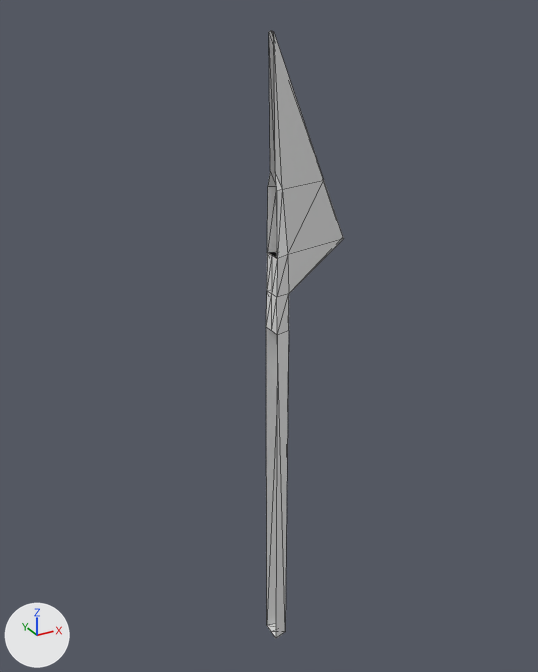
The glTF model src/assets/models/props/weapons/sm_spartan_spear.glb, before and after one commit.
Camera for both pictures: a 50 mm camera at (-0.838, -1.507, 1.743) aimed at (0.018, 0.05, 0.964). Lighting does not change. The marker at lower left points along +X, +Y and +Z. The picture after the commit comes second. Mesh edges are drawn as thin lines. Vertices at exactly the same position are counted once.
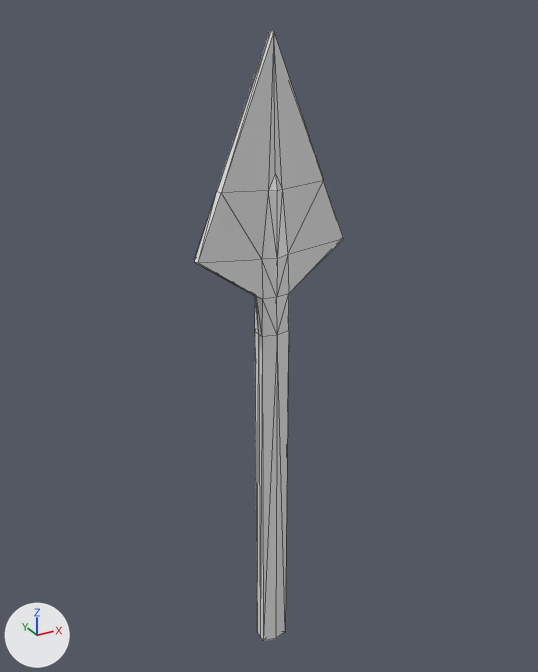
Edits to the bpy script that builds the scene:
```text
Change me_cube:
    used by ob_cube; location = (0.0, 0.0, 0.0)
    remove me_cube.from_pydata(...)  # 38 vertices, 60 faces; spans x 0.0..0.2, y -0.03..0.03, z 0.0..1.7
    add me_cube.from_pydata(...)  # 57 vertices, 112 faces; spans x -0.2..0.2, y -0.03..0.03, z 0.0..1.7
    me_cube part 1
    14 faces are deleted
    19 vertices are added at x -0.2..-0.02, y -0.02..0.02, z 0.0..1.37
    66 new faces join them
```

Where the change shows, as pixel boxes (x1, y1, x2, y2) in the pictures (538 x 672 px):
'Cube', reshaped (91% wider)
    before: (266, 31, 344, 638)
    after: (194, 31, 344, 641)
part 1 of me_cube, built on
    before: (267, 31, 282, 253)
    after: (194, 31, 282, 641)
